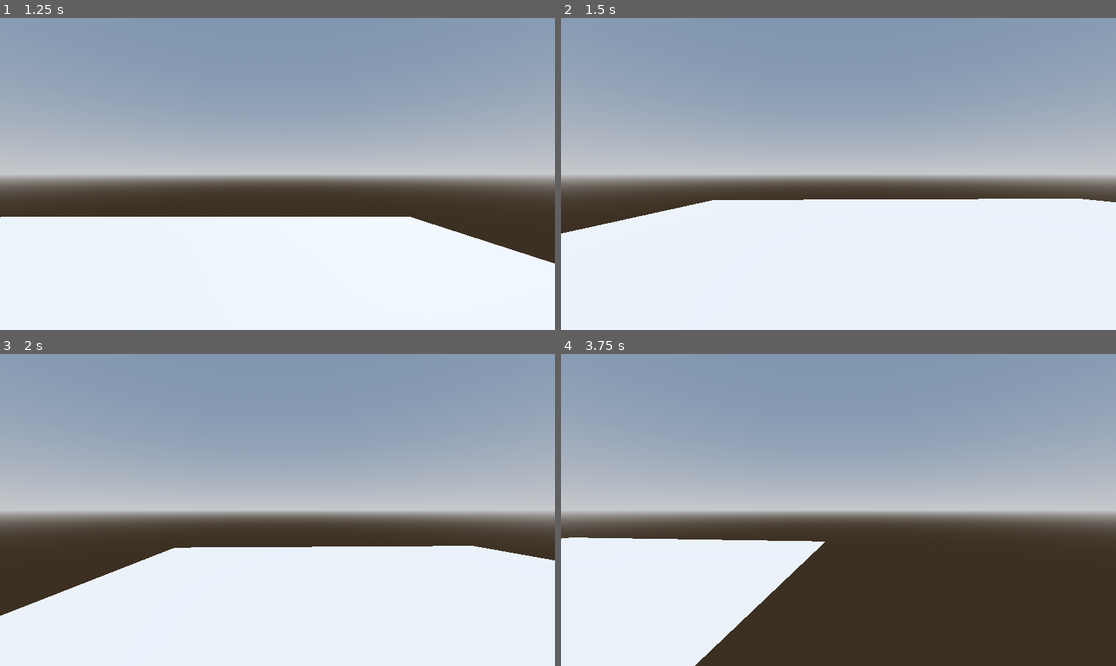
Above: before the commit, frames 1-4 (two rows, left to right).
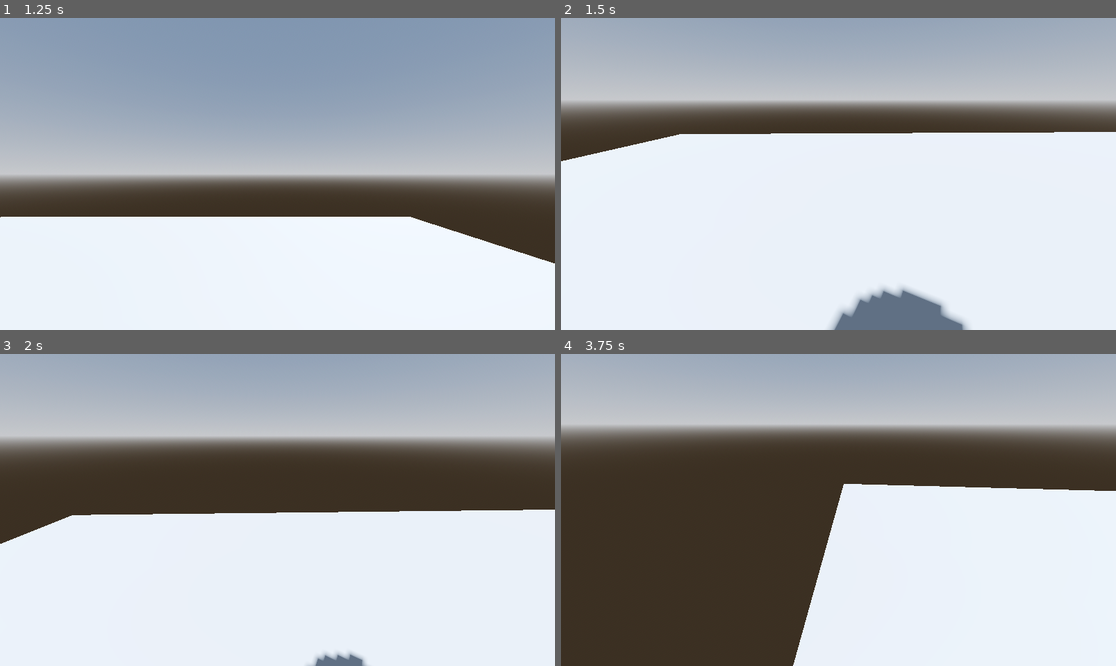
Above: after the commit, the same moments.

Repository: JunH0128/ShooterGame
Game: Godot game, scene res://Game.tscn
Two runs of this game, one before a commit and one after it. Both use one fixed random seed, a clock stepped at 60 frames per second and the inputs below.
Inputs (mouse positions are in pixels of both pictures, inside the frame that each line leads up to):
- Up to frame 1 (1.25 s): tap Enter (ui_accept) at 0.5, 0.77 s; move the mouse to (399, 158) at 0.52 s; hold D (right) from 0.53 s (still down); click (399, 158) at 0.67 s
- Up to frame 2 (1.5 s): move the mouse to (810, 174) at 1.27 s; release D (right) at 1.28 s; hold W (up) from 1.28 s (still down)
- Up to frame 3 (2 s): keep holding W (up); tap Enter (ui_accept) at 1.52 s
- Up to frame 4 (3.75 s): keep holding W (up); move the mouse to (849, 503) at 2.02 s; move the mouse to (832, 516) at 2.77 s; tap Enter (ui_accept) at 3.02 s; move the mouse to (877, 513) at 3.52 s

Frame 1 is identical in both runs. In frame 2, 56% of the frame differs, in the area x 0-100%, y 2-100%; in frame 3, 60%; in frame 4, 94%, in the area x 0-100%, y 0-100%.
Error before the commit: Invalid call. Nonexistent function 'rotatate_x' in base 'Camera3D'. (res://Movement.gd:19)

Commit message:
fixing things
fix the camera movement

Diff:
--- a/shooter-game/Movement.gd
+++ b/shooter-game/Movement.gd
@@ -11,13 +11,13 @@
 func _unhandled_input(event: InputEvent) -> void:
 	if event is InputEventMouseButton:
 		Input.set_mouse_mode(Input.MOUSE_MODE_CAPTURED)
-	elif event.is_action_pressed(""):
+	elif event.is_action_pressed("ui_cancel"):
 		Input.set_mouse_mode(Input.MOUSE_MODE_VISIBLE)
 	if Input.get_mouse_mode() == Input.MOUSE_MODE_CAPTURED:
 		if event is InputEventMouseMotion:
 			neck.rotate_y(-event.relative.x * 0.01)
-			camera.rotatate_x(-event.relative.y * 0.01)
-			#camera.rotation.x = clamp(camera.rotation.x, deg2rad(-30), deg2rad(60))
+			camera.rotate_x(-event.relative.y * 0.01)
+			camera.rotation.x = clamp(camera.rotation.x, deg_to_rad(-30), deg_to_rad(60))
 
 func _physics_process(delta: float) -> void:
 	# Add the gravity.
@@ -31,7 +31,7 @@
 	# Get the input direction and handle the movement/deceleration.
 	# As good practice, you should replace UI actions with custom gameplay actions.
 	var input_dir := Input.get_vector("left", "right", "up", "down")
-	var direction := (transform.basis * Vector3(input_dir.x, 0, input_dir.y)).normalized()
+	var direction = (neck.transform.basis * Vector3(input_dir.x, 0, input_dir.y)).normalized()
 	if direction:
 		velocity.x = direction.x * SPEED
 		velocity.z = direction.z * SPEED
